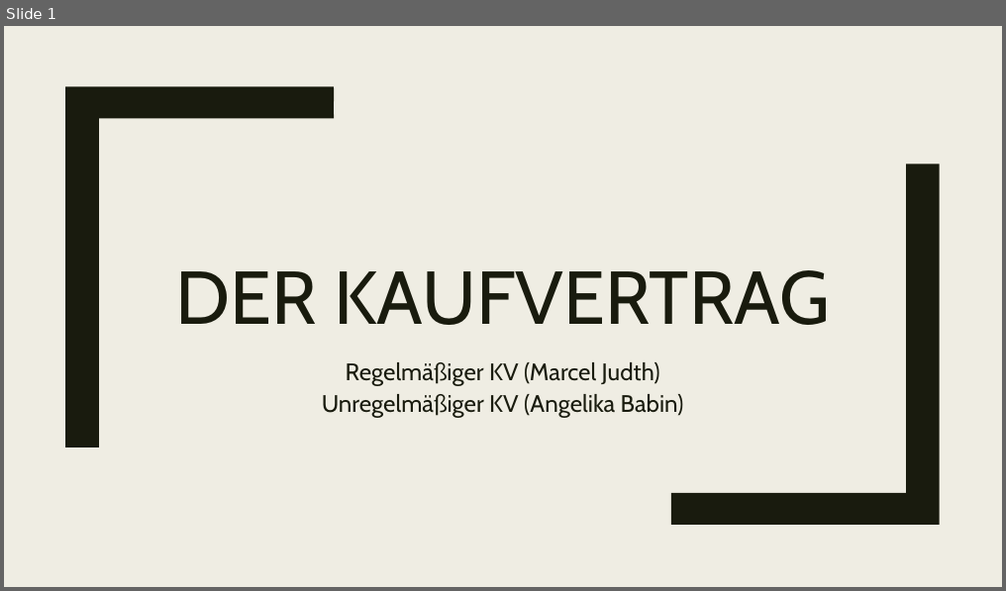
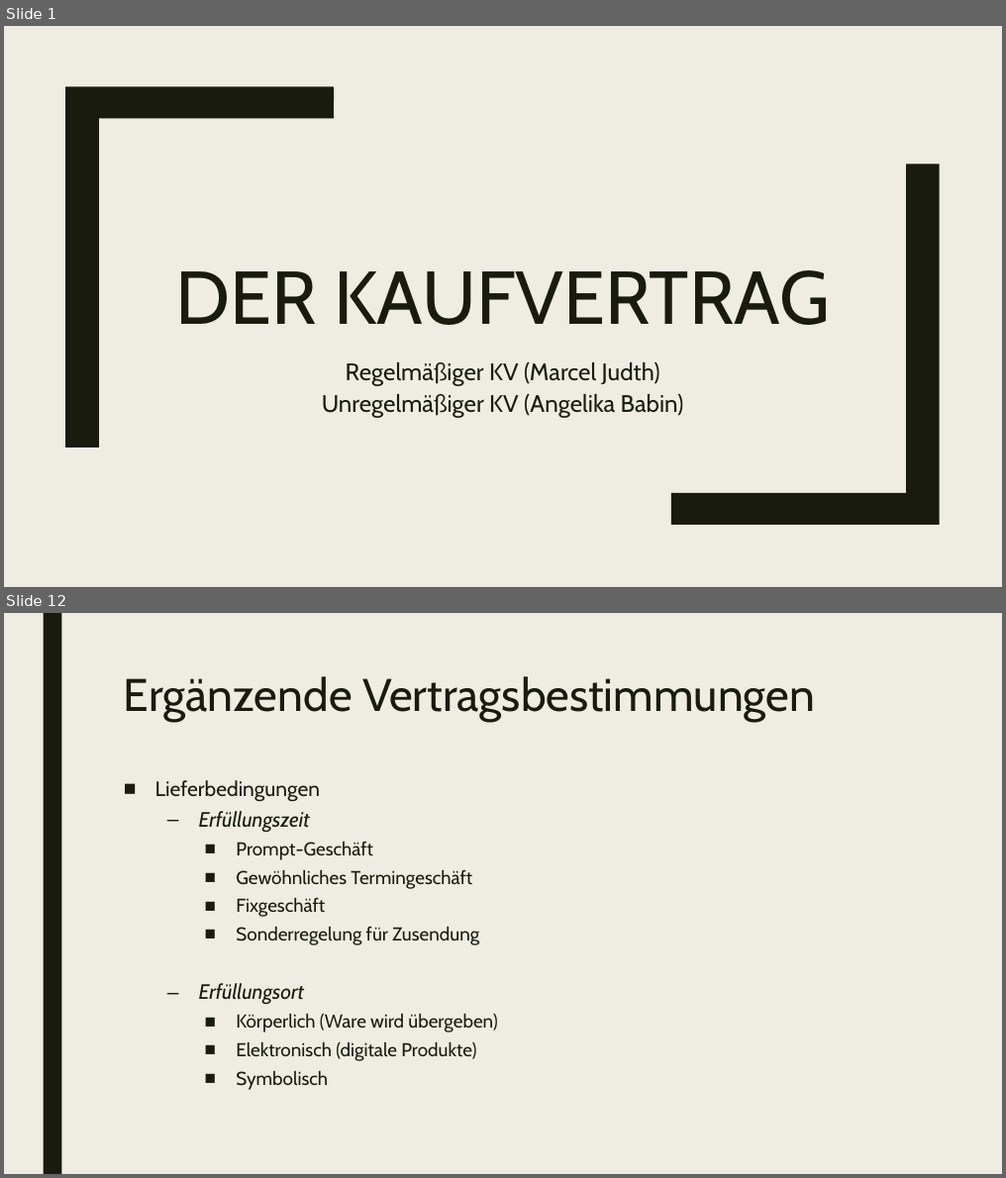
Before and after one commit to Judth34/Schule, a slide deck: 5.AHIFS/BWM2/Kaufvertrag_Referat.pptx. Shown one above the other, each under a label of ours: slide 1 before the commit, slides 1 and 12 after it; the slides between them are not shown. The pictures are 1006x591 and 1006x1178 pixels, drawn with LibreOffice and Linux fonts; fonts in the diff are those of the drawing. Boxes give left, top, right and bottom in pixels: in the first picture for what was removed or moved away, otherwise in the second. Text is boxed around its words. In the diff, an @@ line names an element or a change of style, - is before the commit and + after.

```diff
--- a/5.AHIFS/BWM2/Kaufvertrag_Referat.pptx
+++ b/5.AHIFS/BWM2/Kaufvertrag_Referat.pptx
@@ slide 12 added at (x1=4, y1=613, x2=1002, y2=1174), background #EFEDE3 @@
@@ rectangle added at (x1=43, y1=613, x2=61, y2=1174), fill #191B0E @@
@@ title added at (x1=124, y1=676, x2=815, y2=722), 44 pt, text #191B0E @@
+Ergänzende Vertragsbestimmungen
@@ text added at (x1=155, y1=780, x2=497, y2=1090), 18 pt, text #191B0E @@
+■ Lieferbedingungen
+  – Erfüllungszeit
+    ■ Prompt-Geschäft
+    ■ Gewöhnliches Termingeschäft
+    ■ Fixgeschäft
+    ■ Sonderregelung für Zusendung
+  – Erfüllungsort
+    ■ Körperlich (Ware wird übergeben)
+    ■ Elektronisch (digitale Produkte)
+    ■ Symbolisch
```
Also in this commit, not shown: 19 other slides added, 2 slides removed, 8 other files.
